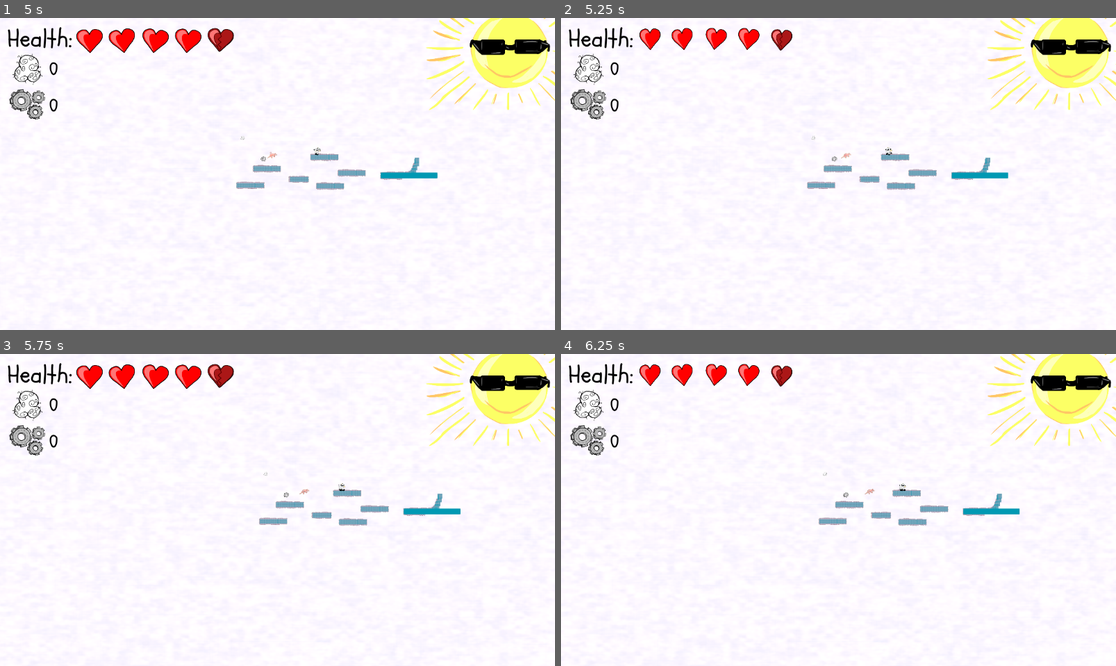
Above: before the commit, frames 1-4 (two rows, left to right).
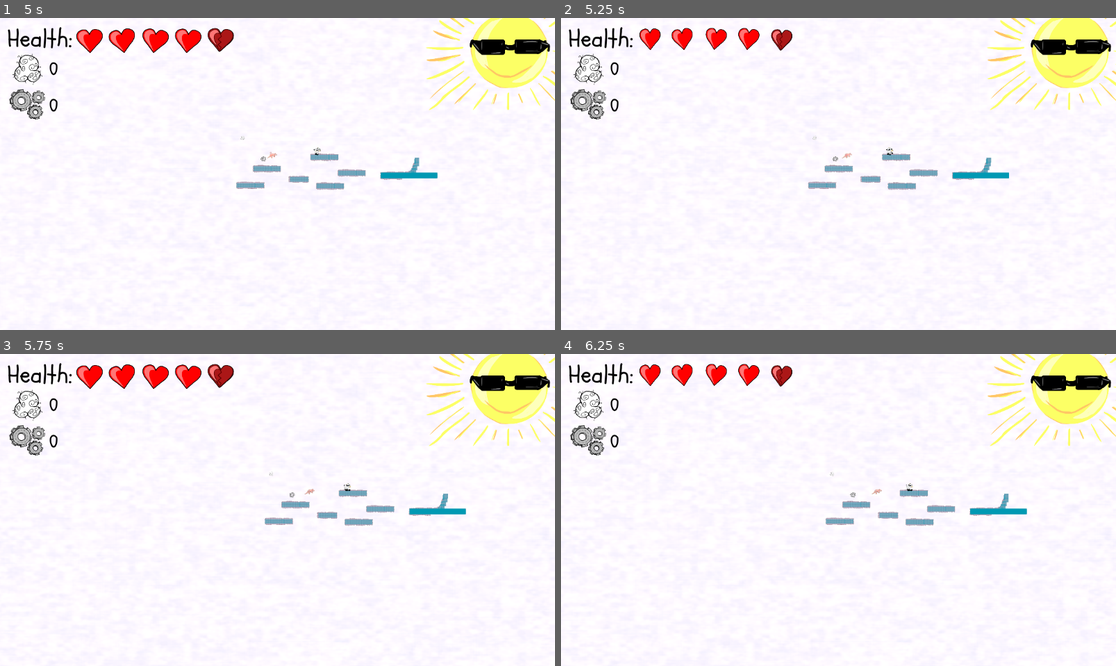
Above: after the commit, the same moments.

Repository: asger-finding/ddu-syds-droemmerejse
Game: Godot game, scene res://Root.tscn
Same seed, same stepped clock (60 frames per second), same inputs: the game is played once before the commit and once after it.
Inputs:
- Up to frame 1 (5 s): tap Enter (ui_accept) at 0.5, 0.77, 1.52, 3.02, 3.77, 4.52 s; hold Right (ui_right) 0.53-1.28 s; tap X (Punch) every 0.75 s from 0.6 to 4.35 s; hold Down (ui_down) 1.28-2.03 s; hold Right (ui_right) 2.03-2.78 s; hold Up (ui_up) 2.78-3.53 s; hold Left (ui_left) from 3.53 s (still down)
- Up to frame 2 (5.25 s): release Left (ui_left) at 5.03 s; hold Down (ui_down) from 5.03 s (still down); tap X (Punch) at 5.1 s
- Up to frame 3 (5.75 s): keep holding Down (ui_down)
- Up to frame 4 (6.25 s): release Down (ui_down) at 5.78 s; hold Right (ui_right) from 5.78 s (still down); tap X (Punch) at 5.85 s; tap Enter (ui_accept) at 6.02 s

Frame 1 is identical in both runs. In frame 2, 0.2% of the frame differs, in the area x 44-81%, y 37-56%; in frame 3, 0.6%; in frame 4, 0.7%, in the area x 46-84%, y 37-56%.

Commit message:
Fix: Player cant stay inside enemy without taking damage

Diff:
--- a/game/Scenes/Enemy.tscn
+++ b/game/Scenes/Enemy.tscn
@@ -86,3 +86,4 @@
 target_position = Vector2(-76, 35)
 
 [connection signal="body_entered" from="Area2D" to="." method="_on_area_2d_body_entered"]
+[connection signal="body_exited" from="Area2D" to="." method="_on_area_2d_body_exited"]
--- a/game/Scripts/Constants.gd
+++ b/game/Scripts/Constants.gd
@@ -21,7 +21,7 @@
 const AIR_DEACCELERATION := 1000.0 # x component deacceleration in the air
 const DEAD_DEACCELERATION := 3000.0 # x component deacceleration when our player dies
 const JUMP_VELOCITY := 2800.0
-const ROLL_VELOCITY := 1200.0
+const ROLL_VELOCITY := 1600.0
 const FLASH_FREQUENCY := 5.0
 
 # Camera follow configuration
--- a/game/Scripts/Enemy.gd
+++ b/game/Scripts/Enemy.gd
@@ -19,6 +19,7 @@
 var distance_traversed := 0.0 # px
 var knockback_time := 0.0
 var knockback_velocity := Vector2.ZERO
+var player_inside = false
 
 func _ready() -> void:
 	_animated_sprite.play(enemy_class)
@@ -94,13 +95,19 @@
 	queue_free()
 
 func _on_area_2d_body_entered(body: Node2D) -> void:
-	if body is Player:
-		var player = body
-		var already_stunned = player.stun(stun_time)
-		if already_stunned:
-			return
+	player_inside = true
+	while player_inside:
+		if body is Player:
+			var player = body
+			var already_stunned = player.stun(stun_time)
+			if already_stunned:
+				return
 
-		print("You took damage")
+			print("You took damage")
 
-		apply_knockback_to_player(player)
-		player.deal_damage(damage)
+			apply_knockback_to_player(player)
+			player.deal_damage(damage)
+
+func _on_area_2d_body_exited(body: Node2D) -> void:
+	player_inside = false
+	pass # Replace with function body.
--- a/game/Scripts/Player.gd
+++ b/game/Scripts/Player.gd
@@ -51,7 +51,8 @@
 	_handle_jump()
 	_handle_roll()
 	_handle_punch()
-	_handle_horizontal_movement(delta)
+	if not is_rolling:
+		_handle_horizontal_movement(delta)
 
 # --- Internal: Shader ---
 func _setup_flash_shader() -> void:
@@ -133,7 +134,6 @@
 
 func _handle_horizontal_movement(delta: float) -> void:
 	var direction := Input.get_axis("ui_left", "ui_right")
-
 	if direction != 0:
 		if direction * velocity.x <= 0:
 			velocity.x = direction * Global.Constants.START_SPEED
